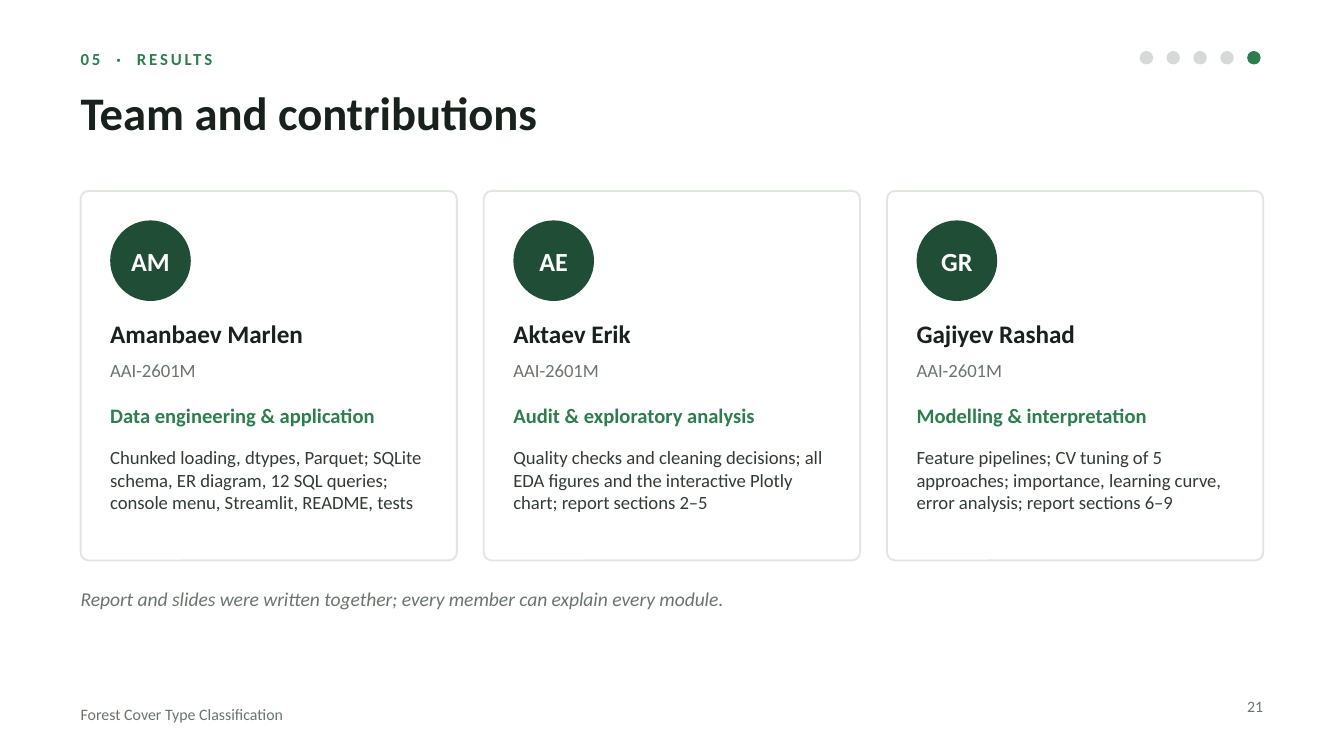
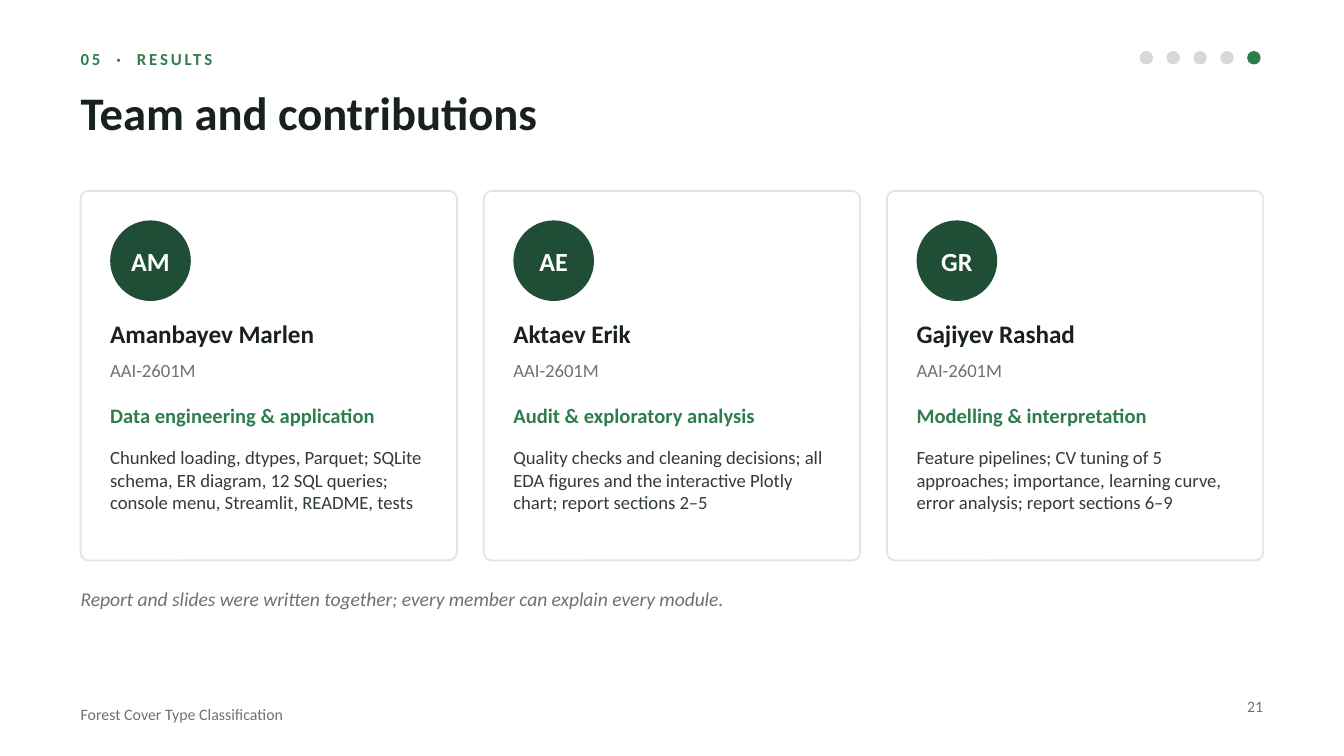
Before and after one commit to mara-werils/forest-cover-classification, a slide deck: slide 21 of docs/Presentation_Forest_Cover_Classification.pptx. Drawn at 1344x756 pixels with LibreOffice and Linux fonts; fonts in the diff are those of the drawing. Boxes give left, top, right and bottom in pixels: in the first picture for what was removed or moved away, otherwise in the second. Text is boxed around its words. In the diff, an @@ line names an element or a change of style, - is before the commit and + after.

Commit message:
Correct team member surname to Amanbayev in README, report, presentation and defense notebook

```diff
--- a/docs/Presentation_Forest_Cover_Classification.pptx
+++ b/docs/Presentation_Forest_Cover_Classification.pptx
@@ text at (x1=110, y1=325, x2=314, y2=347): text changed @@
-Amanbaev Marlen
+Amanbayev Marlen
```
Also in this commit, not shown: 1 other slide changed, 7 other files.
